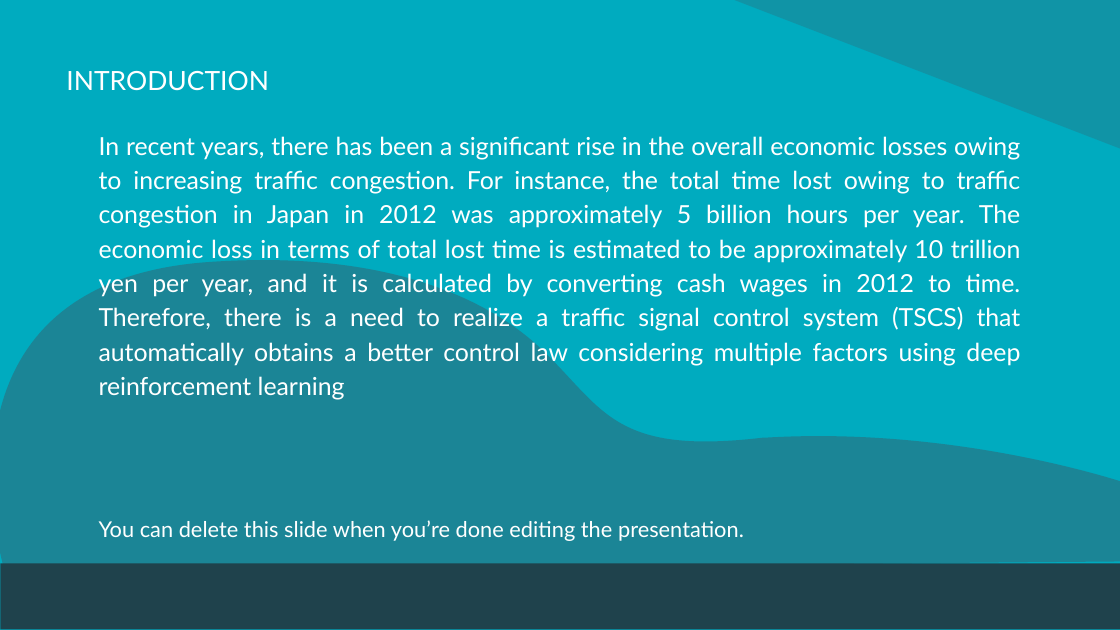
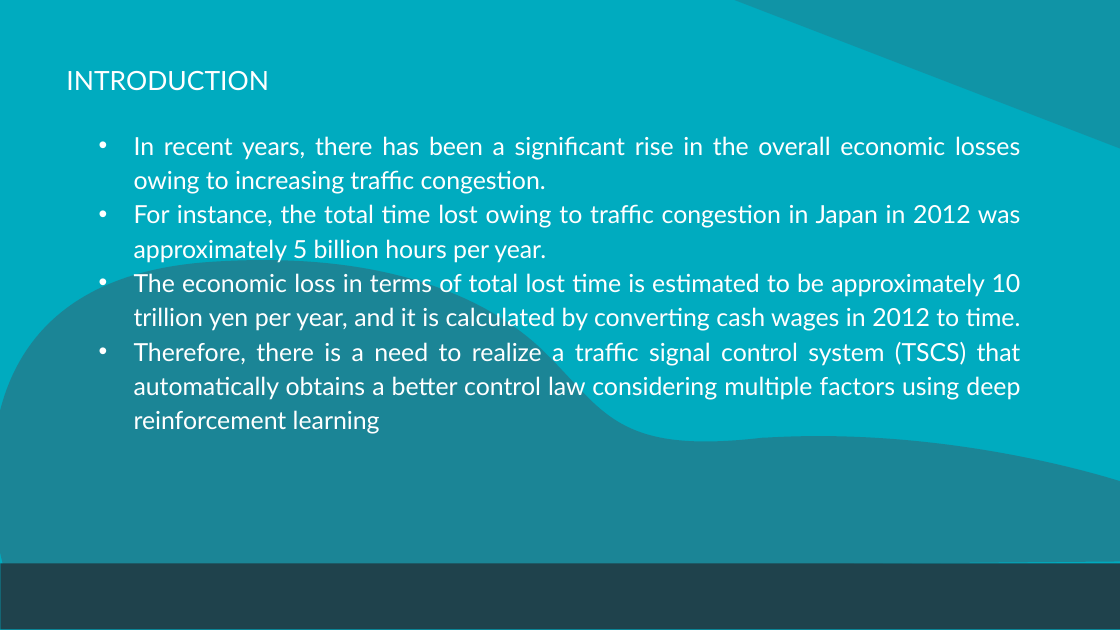
Before and after one commit to Namasivaayam-L/ResearchLab, a slide deck: slide 3 of Automatic Traffic Signal Control System.pptx. Drawn at 1120x630 pixels with LibreOffice and Linux fonts; fonts in the diff are those of the drawing. Boxes give left, top, right and bottom in pixels: in the first picture for what was removed or moved away, otherwise in the second. Text is boxed around its words. In the diff, an @@ line names an element or a change of style, - is before the commit and + after.

Commit message:
Uploaded Final PPT

```diff
--- a/Automatic Traffic Signal Control System.pptx
+++ b/Automatic Traffic Signal Control System.pptx
@@ text at (x1=134, y1=136, x2=1021, y2=434): text changed @@
-In recent years, there has been a significant rise in the overall economic losses owing to increasing traffic congestion. For instance, the total time lost owing to traffic congestion in Japan in 2012 was approximately 5 billion hours per year. The economic loss in terms of total lost time is estimated to be approximately 10 trillion yen per year, and it is calculated by converting cash wages in 2012 to time. Therefore, there is a need to realize a traffic signal control system (TSCS) that automatically obtains a better control law considering multiple factors using deep reinforcement learning
+• In recent years, there has been a significant rise in the overall economic losses owing to increasing traffic congestion.
+• For instance, the total time lost owing to traffic congestion in Japan in 2012 was approximately 5 billion hours per year.
+• The economic loss in terms of total lost time is estimated to be approximately 10 trillion yen per year, and it is calculated by converting cash wages in 2012 to time.
+• Therefore, there is a need to realize a traffic signal control system (TSCS) that automatically obtains a better control law considering multiple factors using deep reinforcement learning
@@ text removed at (x1=99, y1=520, x2=744, y2=541) @@
-You can delete this slide when you’re done editing the presentation.
```
Also in this commit, not shown: 11 other slides changed, 1 slide added, 3 slides removed, 1 other file.
